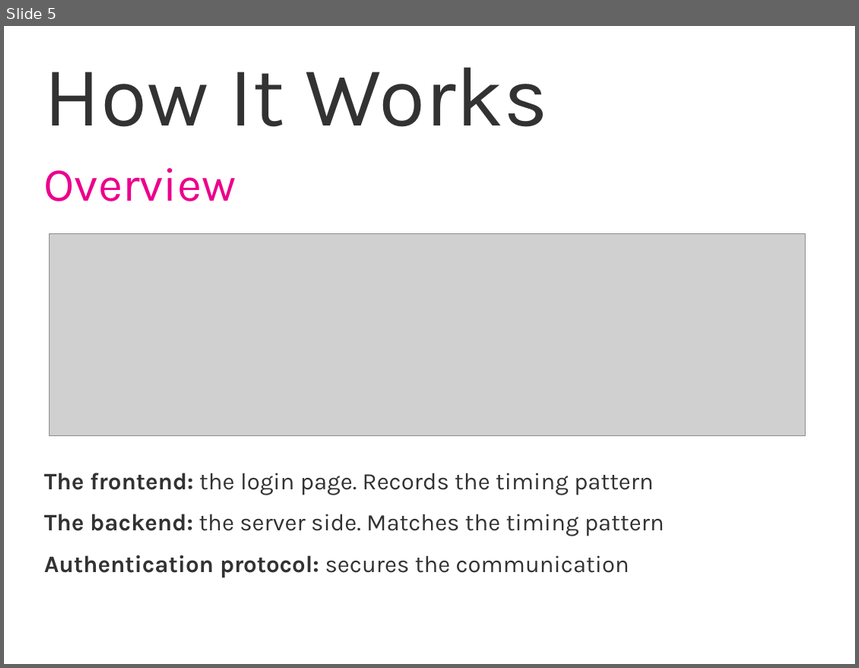
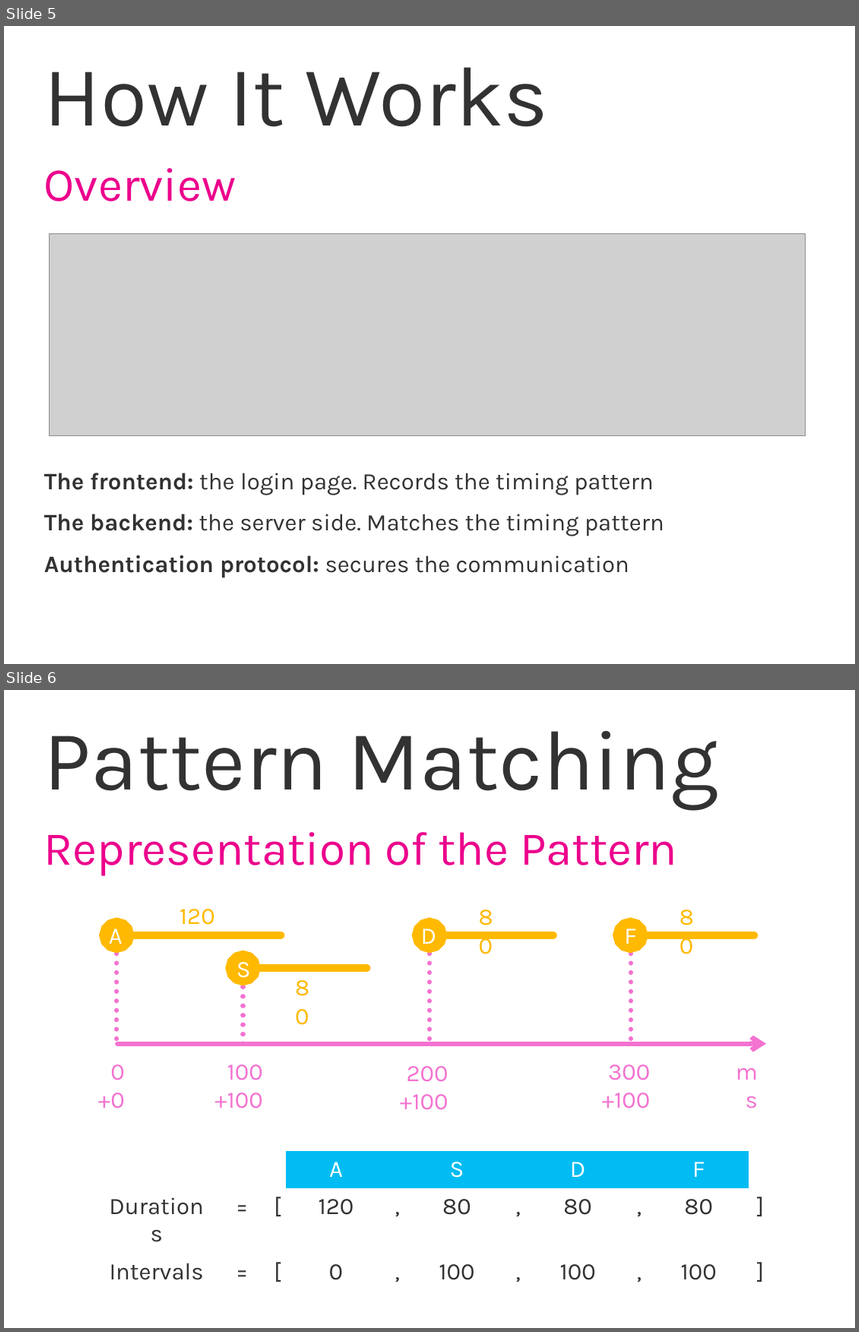
Before and after one commit to swift-fox/ksd-auth, a slide deck: ksd-auth.pptx. Shown one above the other, each under a label of ours: slide 5 before the commit, slides 5 and 6 after it. The pictures are 859x668 and 859x1332 pixels, drawn with LibreOffice and Linux fonts; fonts in the diff are those of the drawing; grey boxes stand for pictures; background and template pictures are left out. Boxes give left, top, right and bottom in pixels: in the first picture for what was removed or moved away, otherwise in the second. Text is boxed around its words. In the diff, an @@ line names an element or a change of style, - is before the commit and + after.

Commit message:
Art rework on the Representation of the Pattern section.

```diff
--- a/ksd-auth.pptx
+++ b/ksd-auth.pptx
@@ slide 6 added at <box>4,690,855,1328</box>, background #FFFFFF @@
@@ title added at <box>44,731,719,810</box>, 72 pt, text #323232 @@
+Pattern Matching
@@ text added at <box>44,832,677,876</box>, 40 pt, text #EC008C @@
+Representation of the Pattern
@@ text added at <box>180,909,215,925</box>, 20 pt, text #FFB900 @@
+120
@@ text added at <box>109,929,123,944</box>, 20 pt, text #FFFFFF @@
+A
@@ line added from (116, 935) to (116, 1046), #F472D0 4 pt dashed @@
@@ arrow added from (281, 935) to (116, 935), #FFB900 6 pt @@
@@ text added at <box>421,929,437,944</box>, 20 pt, text #FFFFFF @@
+D
@@ line added from (430, 935) to (430, 1046), #F472D0 4 pt dashed @@
@@ arrow added from (554, 935) to (430, 935), #FFB900 6 pt @@
@@ text added at <box>624,929,636,944</box>, 20 pt, text #FFFFFF @@
+F
@@ arrow added from (755, 935) to (630, 935), #FFB900 6 pt @@
@@ line added from (631, 935) to (631, 1046), #F472D0 4 pt dashed @@
@@ text added at <box>237,962,251,978</box>, 20 pt, text #FFFFFF @@
+S
@@ line added from (243, 968) to (243, 1046), #F472D0 4 pt dashed @@
@@ arrow added from (367, 968) to (243, 968), #FFB900 6 pt @@
@@ arrow added from (117, 1044) to (767, 1044), #F472D0 4 pt @@
@@ text added at <box>718,1053,766,1090</box>, 20 pt, text #F472D0 @@
+ms
@@ text added at <box>98,1065,125,1109</box>, 20 pt, text #F472D0 @@
+0
++0
@@ text added at <box>215,1065,263,1109</box>, 20 pt, text #F472D0 @@
+100
++100
@@ text added at <box>400,1066,449,1110</box>, 20 pt, text #F472D0 @@
+200
++100
@@ text added at <box>602,1065,651,1109</box>, 20 pt, text #F472D0 @@
+300
++100
@@ table added at <box>94,1151,765,1284</box>, 3 rows, 11 columns @@
+ |  |  | A |  | S |  | D |  | F | 
+Durations | = | [ | 120 | , | 80 | , | 80 | , | 80 | ]
+Intervals | = | [ | 0 | , | 100 | , | 100 | , | 100 | ]
@@ text added at <box>443,1199,471,1215</box>, 20 pt, text #FFB900 @@
+80
@@ text added at <box>563,1199,592,1215</box>, 20 pt, text #FFB900 @@
+80
@@ text added at <box>684,1199,713,1215</box>, 20 pt, text #FFB900 @@
+80
```
